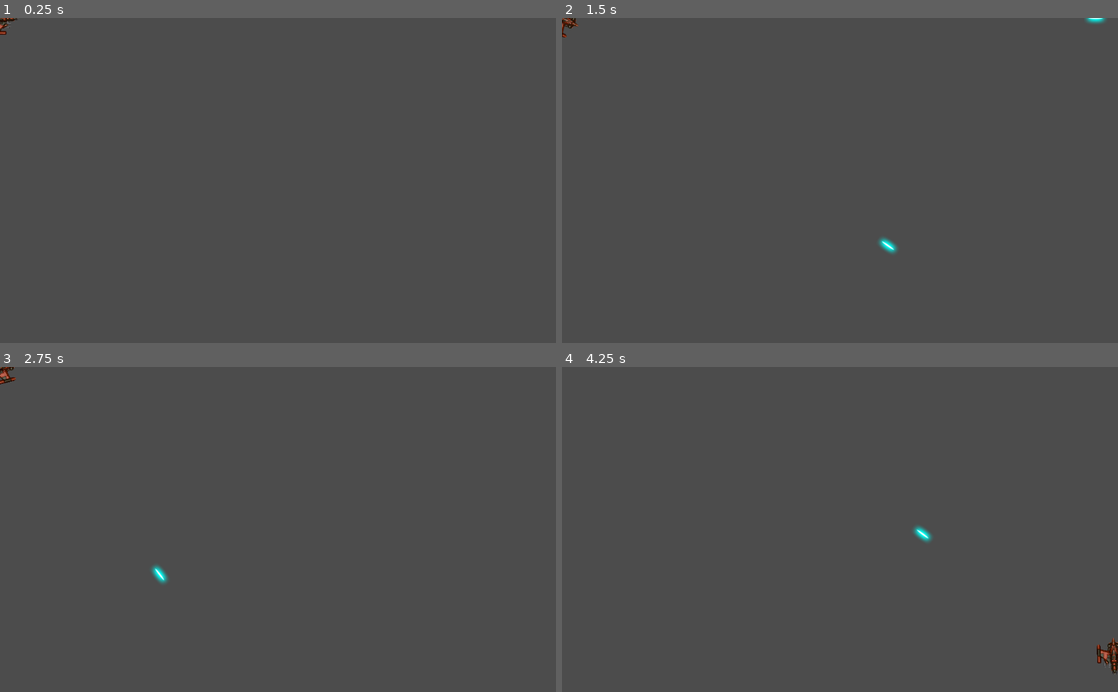
Above: before the commit, frames 1-4 (two rows, left to right).
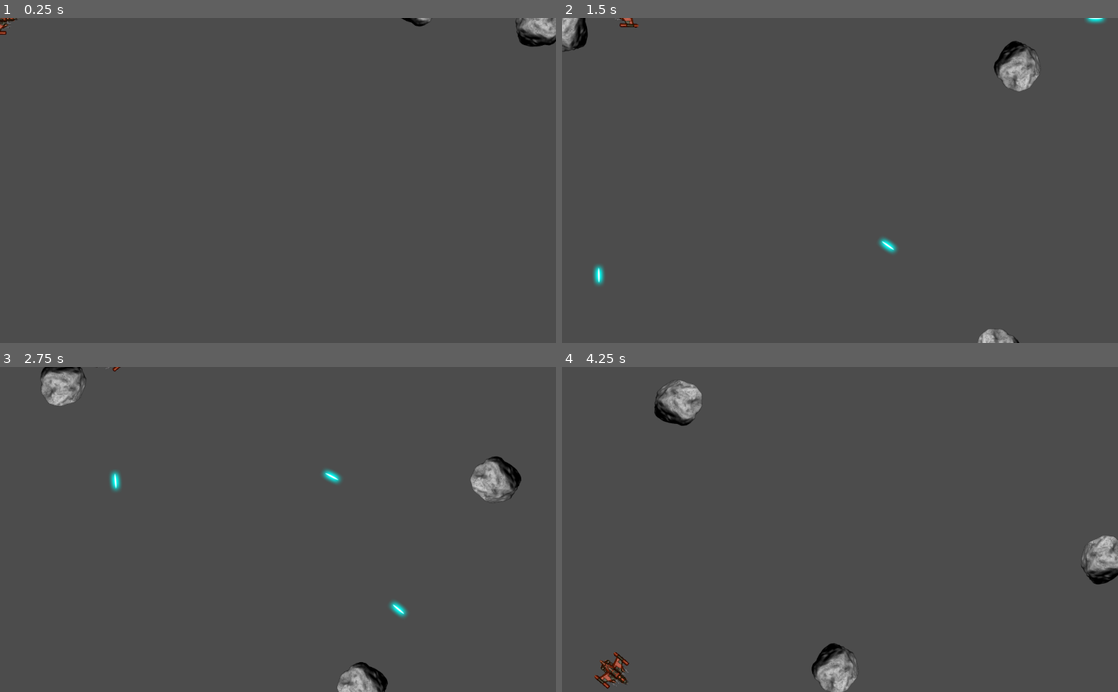
Above: after the commit, the same moments.

Repository: arch13b4ld/godot-game-engine-projects
Game: Godot game, scene res://data/Main.tscn
Two runs of this game, one before a commit and one after it. Both use one fixed random seed, a clock stepped at 60 frames per second and the inputs below.
Inputs:
- Up to frame 1 (0.25 s): no input
- Up to frame 2 (1.5 s): hold Right (rotate_right) 0.53-1.28 s; hold Space (shoot) 0.53-1.28 s; hold Left (rotate_left) from 1.28 s (still down); tap Space (shoot) at 1.35 s
- Up to frame 3 (2.75 s): release Left (rotate_left) at 2.03 s; hold Right (rotate_right) from 2.03 s (still down); hold Space (shoot) from 2.03 s (still down)
- Up to frame 4 (4.25 s): release Right (rotate_right) at 2.78 s; release Space (shoot) at 2.78 s; hold W (thrust) 2.78-3.53 s; tap Space (shoot) at 2.85 s; hold Left (rotate_left) from 3.53 s (still down); hold Space (shoot) from 3.53 s (still down)

The runs differ from the first frame. In frame 1, 0.6% of the frame differs, in the area x 72-100%, y 0-9%; in frame 2, 1.5%; in frame 3, 2.5%; in frame 4, 2.9%, in the area x 5-100%, y 4-100%.

Commit message:
Ädded random Rock spwaning to Main scene

Diff:
--- a/04-space-rocks/data/Main.gd
+++ b/04-space-rocks/data/Main.gd
@@ -1,4 +1,22 @@
 extends Node
+
+export (PackedScene) var Rock
+
+var screensize = Vector2()
+var base_velocity = Vector2(1, 0)
+
+func spawn_rock(size, position=null, velocity=null):
+	if !position:
+		$PathRock/RockSpawn.set_offset(randi())
+		position = $PathRock/RockSpawn.position
+
+	if !velocity:
+		velocity = base_velocity.rotated(rand_range(0, 2 * PI)) * rand_range(100, 150)
+
+	var rock = Rock.instance()
+	rock.screensize = screensize
+	rock.start(position, velocity, size)
+	$Rocks.add_child(rock)
 
 func _on_Player_shoot(scene, position, direction):
 	var bullet = scene.instance()
@@ -6,4 +24,10 @@
 	add_child(bullet)
 
 func _ready():
-	pass
+	randomize()
+
+	screensize = get_viewport().get_visible_rect().size
+	$Player.screensize = screensize
+
+	for i in range(3):
+		spawn_rock(3)
--- a/04-space-rocks/data/Main.tscn
+++ b/04-space-rocks/data/Main.tscn
@@ -1,8 +1,9 @@
-[gd_scene load_steps=5 format=2]
+[gd_scene load_steps=6 format=2]
 
 [ext_resource path="res://data/player/Player.tscn" type="PackedScene" id=1]
 [ext_resource path="res://assets/space_background.png" type="Texture" id=2]
 [ext_resource path="res://data/Main.gd" type="Script" id=3]
+[ext_resource path="res://data/rock/Rock.tscn" type="PackedScene" id=4]
 
 [sub_resource type="Curve2D" id=1]
 _data = {
@@ -11,6 +12,7 @@
 
 [node name="Main" type="Node"]
 script = ExtResource( 3 )
+Rock = ExtResource( 4 )
 
 [node name="Background" type="Sprite" parent="."]
 visible = false
@@ -24,4 +26,6 @@
 [node name="RockSpawn" type="PathFollow2D" parent="PathRock"]
 position = Vector2( -960, -544 )
 rotation = 1.5708
+
+[node name="Rocks" type="Node" parent="."]
 [connection signal="shoot" from="Player" to="." method="_on_Player_shoot"]
--- a/04-space-rocks/data/player/Player.gd
+++ b/04-space-rocks/data/player/Player.gd
@@ -83,6 +83,5 @@
 
 func _ready():
 	set_state(State.ALIVE)
-	screensize = get_viewport().get_visible_rect().size
 	$TimerGun.wait_time = fire_rate
 	radius = int($Sprite.texture.get_size().x / 2)
